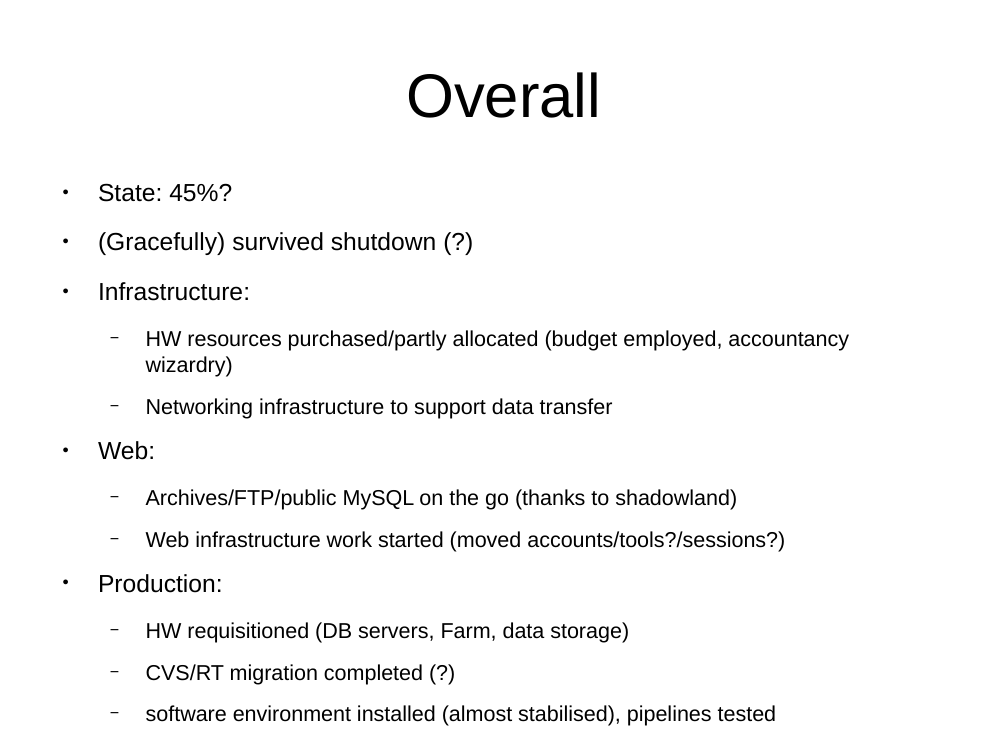
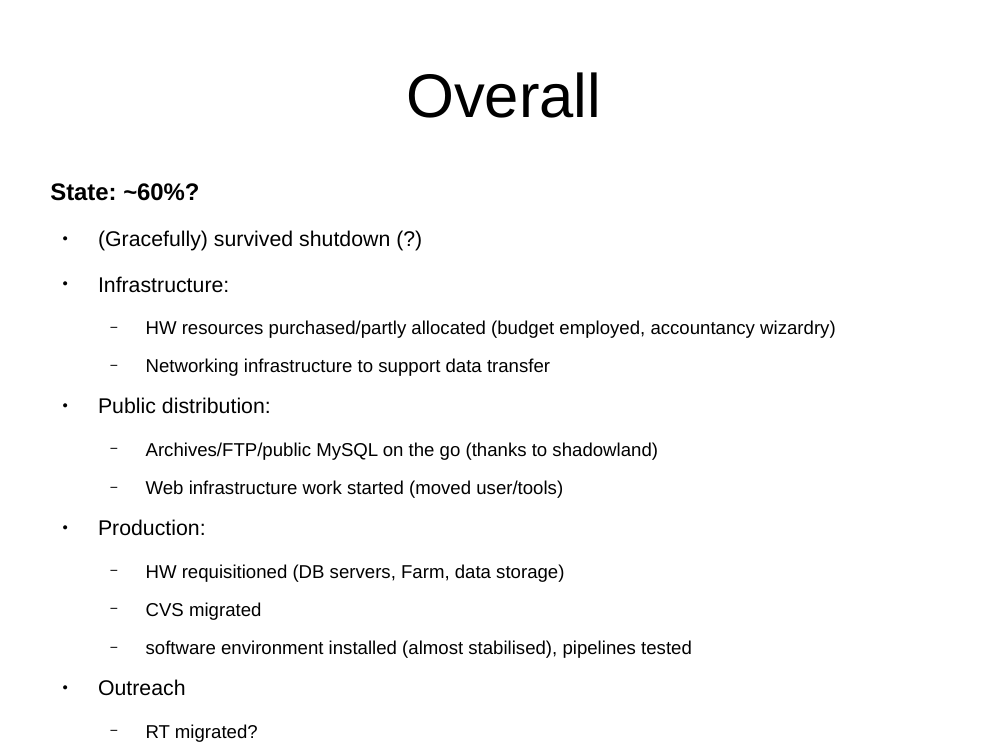
Before and after one commit to avullo/ensembl-migration-pm, a slide deck: slide 32 of data-review-10-16/talk.odp (slide 14 before the commit). Drawn at 1008x756 pixels with LibreOffice and Linux fonts; fonts in the diff are those of the drawing; background and template pictures are left out. Boxes give left, top, right and bottom in pixels: in the first picture for what was removed or moved away, otherwise in the second. Text is boxed around its words. In the diff, an @@ line names an element or a change of style, - is before the commit and + after.

```diff
--- a/data-review-10-16/talk.odp
+++ b/data-review-10-16/talk.odp
@@ text at [50,183,199,201]: text changed; size 17.6 to 17.1 pt; bold on @@
-● State: 45%?
+State: ~60%?
@@ text at [98,230,836,658]: size 17.6 to 15.2 pt in "(Gracefully) survived shutdown (?)", "Infrastructure:", "Production:"; size 15.4 to 13.3 pt in "HW resources purchased/partly allocated (budget employed, ac ...", "Networking infrastructure to support data transfer", "Archives/FTP/public MySQL on the go (thanks to ...", "HW requisitioned (DB servers, Farm, data storage)" and 1 more places @@
@@ text at [98,397,271,414]: text changed; size 17.6 to 15.2 pt @@
-● Web:
+● Public distribution:
@@ text at [146,480,563,498]: text changed; size 15.4 to 13.3 pt @@
-  − Web infrastructure work started (moved accounts/tools?/sessions?)
+  − Web infrastructure work started (moved user/tools)
@@ text at [146,602,261,620]: text changed; size 15.4 to 13.3 pt @@
-  − CVS/RT migration completed (?)
+  − CVS migrated
@@ text at [98,679,258,742]: paragraphs added @@
+● Outreach
+  − RT migrated?
```
Also in this commit, not shown: 15 other slides changed, 3 slides added, 3 other files.
